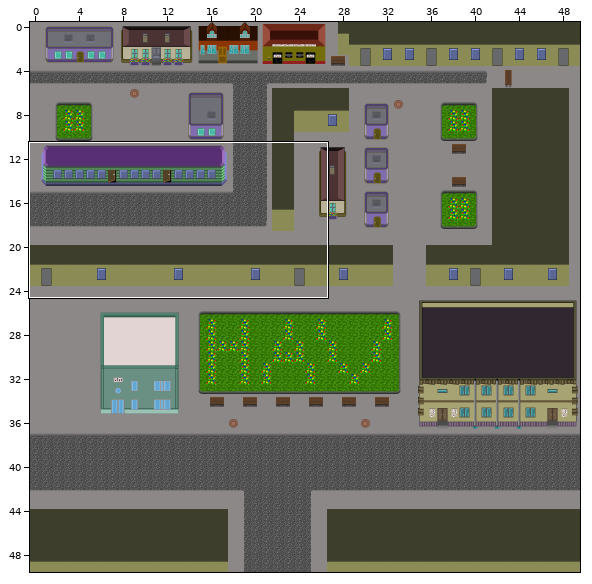
Tiled map, stored at Havoiskateli/content/levels/city_day/debug_level.tmx. Above, an overview of the earlier version with the close-up marked.
Close-up. Before:
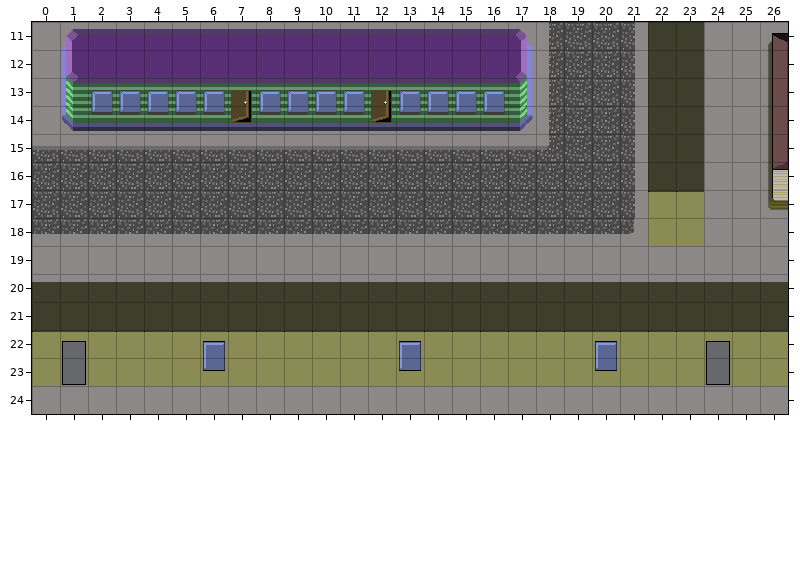
Cells are 32x32 px. Shown: x 0..26, y 11..24. The commit also changed other parts of the map, which this record leaves out.
Now the later version:
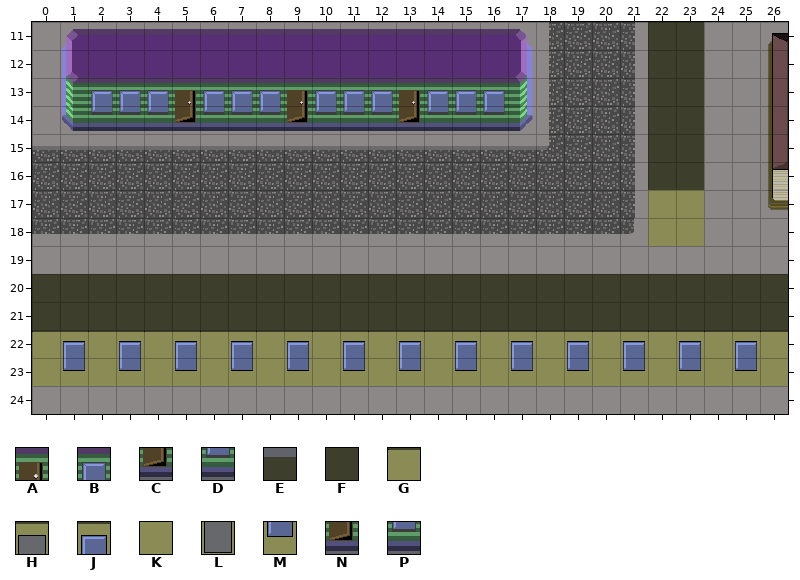
Key: from "city_day_houses_small": A 73, B 74, C 77, D 78, E 80, F 85, G 88, H 89, J 90, K 92, L 93, M 94; from "city_floors": N 159, P 160.
_ is an empty cell, . an unchanged one.
Change:
--- layer "big_objects"
@@ x 5..13 @@
-13 B.A.B..AB
-14 D.C.D..CD
+13 A.B.A..BA
+14 N.P.N..PN
@@ x 22..23 @@
-17 GG
+17 KK
@@ x 0..26 @@
-20 EEEEEEEEEEEEEEEEEEEEEEEEEEE
+20 FFFFFFFFFFFFFFFFFFFFFFFFFFF
@@ x 1..25 @@
-22 H.G.GJG.G.G...G.G.GJG.GHG
-23 L.K.KMK.K.K...K.K.KMK.KLK
+22 J.J.JGJ.J.J...J.J.JGJ.JGJ
+23 M.M.MKM.M.M...M.M.MKM.MKM
